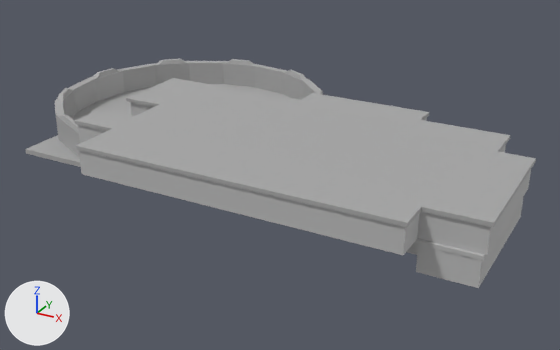
Before and after pictures for a commit that changed the FBX model Assets/BrandonLevel/brandonLevelUpdatedElevator.fbx.
One viewpoint serves both versions: a camera (50 mm lens) standing at (0.322, -0.661, 0.328) and looking at (-0.063, 0.039, -0.023). Lighting does not change. The marker at lower left points along +X, +Y and +Z. Where no turn or scale is listed for an object, it has been applied to the vertices.

Objects in the first picture: 'F1', 'F1Roof', 'F2', 'F2Roof', 'Gate', 'OutsideFloor'.
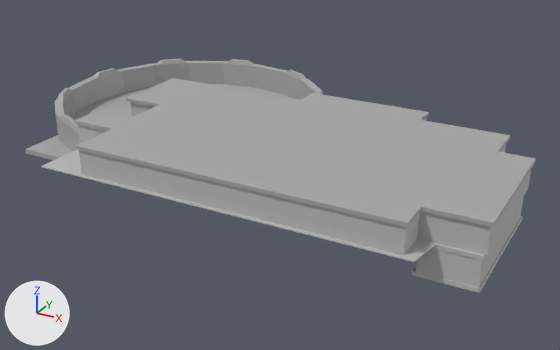
Where the change shows, as pixel boxes (x1, y1, x2, y2) in the pictures (560 x 350 px):
'F2Floor', added: after (41, 150, 437, 262)
'F1Floor1', added: after (412, 216, 523, 293)

Diff of the bpy script that builds the scene:
```diff
--- a/Assets/BrandonLevel/brandonLevelUpdatedElevator.fbx.py
+++ b/Assets/BrandonLevel/brandonLevelUpdatedElevator.fbx.py
@@ me_mesh_068_1 @@
+me_mesh_068_1.from_pydata(...)  # 82 vertices, 73 faces; spans x -0.216..0.212, y -0.141..0.135, z -0.001..0.001
+me_mesh_068_1.materials.append(mat_surface_unlit1)  # grey #bcbcbc
@@ ob_f1floor1 @@
+ob_f1floor1 = bpy.data.objects.new('F1Floor1', me_mesh_016.copy())  # the mesh of ob_f1roof
+ob_f1floor1.location = (-0.0047, -0.0182, -0.0016)
@@ ob_f2floor @@
+ob_f2floor = bpy.data.objects.new('F2Floor', me_mesh_068_1)
+ob_f2floor.location = (-0.0047, -0.0182, 0.0292)
```
